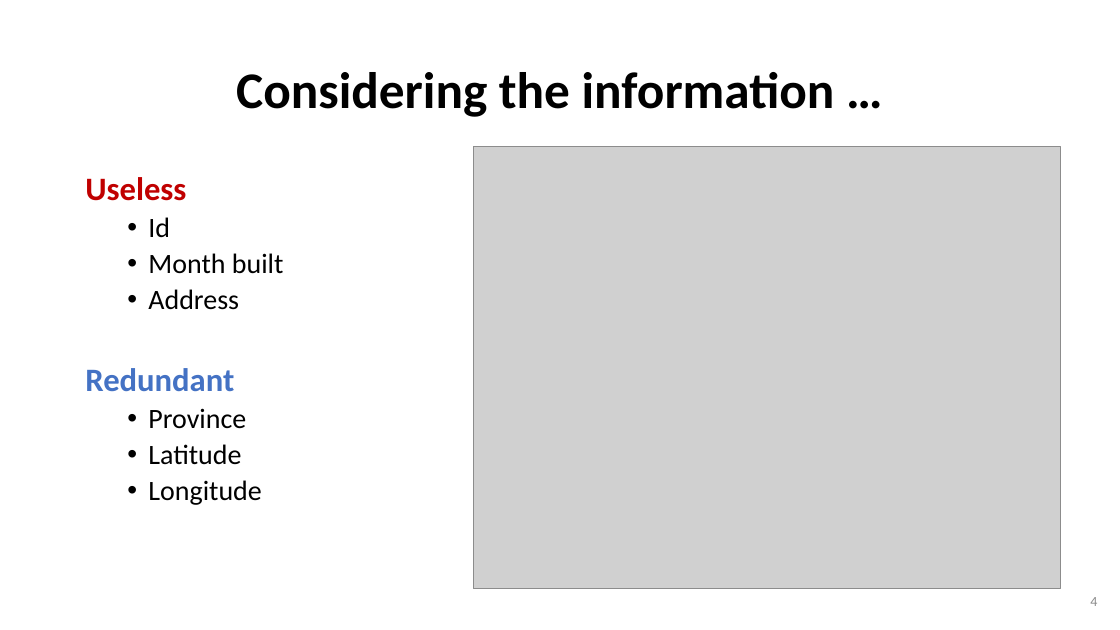
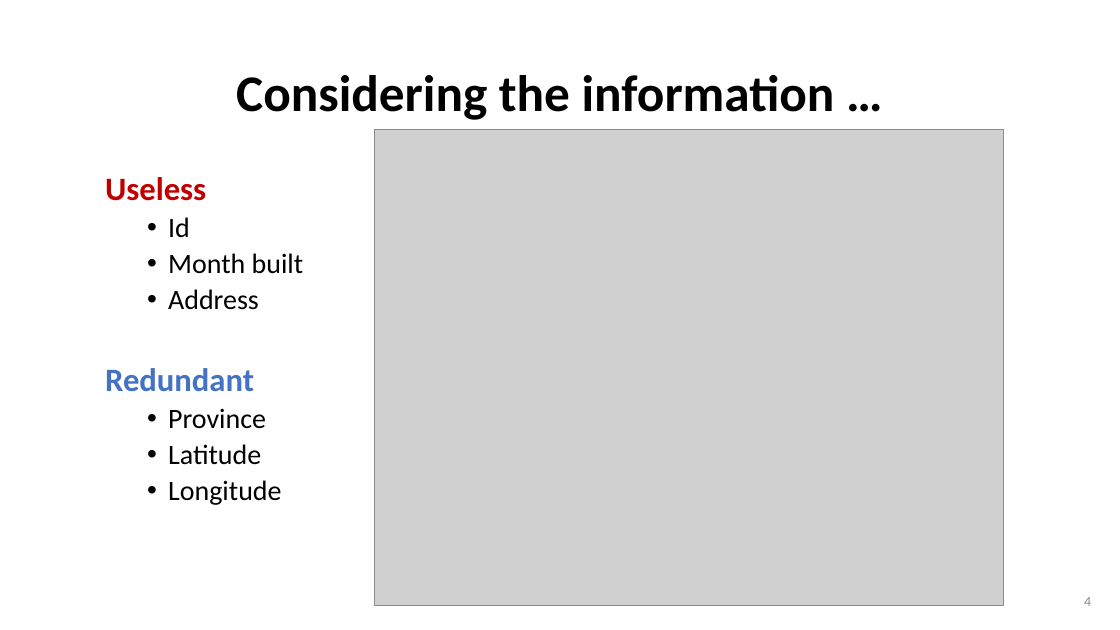
Before and after one commit to wtwwitt/project_2_bangkok_housing_price, a slide deck: slide 4 of presentation/Bangkok Housing Price Prediction for buyers and sellers.pptx. Drawn at 1120x630 pixels with LibreOffice and Linux fonts; fonts in the diff are those of the drawing; grey boxes stand for pictures. Boxes give left, top, right and bottom in pixels: in the first picture for what was removed or moved away, otherwise in the second. Text is boxed around its words. In the diff, an @@ line names an element or a change of style, - is before the commit and + after.

```diff
--- a/presentation/Bangkok Housing Price Prediction for buyers and sellers.pptx
+++ b/presentation/Bangkok Housing Price Prediction for buyers and sellers.pptx
@@ picture: place and size @@
-picture at box(473, 146, 1060, 589)
+picture at box(375, 129, 1004, 606)
@@ text "Useless": place and size @@
-text "Useless" at box(85, 177, 284, 505)
+text "Useless" at box(105, 177, 304, 505)
@@ page number: place and size @@
-page number at box(1090, 597, 1097, 606)
+page number at box(1084, 597, 1091, 606)
```
Also in this commit, not shown: 8 other slides changed, 7 other files.
